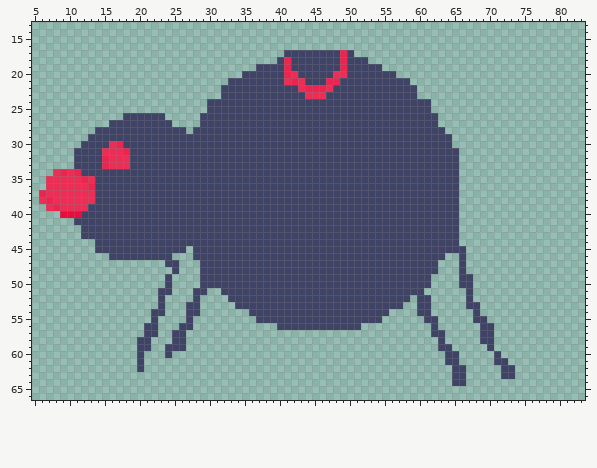
File history of a sprite sheet, Spider.gmx/sprites/images/sprPlayer_7.png. This is how it looked before the edit.
The file is 96x77 pixels. Pixels under 10% opacity are left out. Colours within 5 levels of each other are drawn and written as one. Shown: x 5..83, y 13..66.
New version:
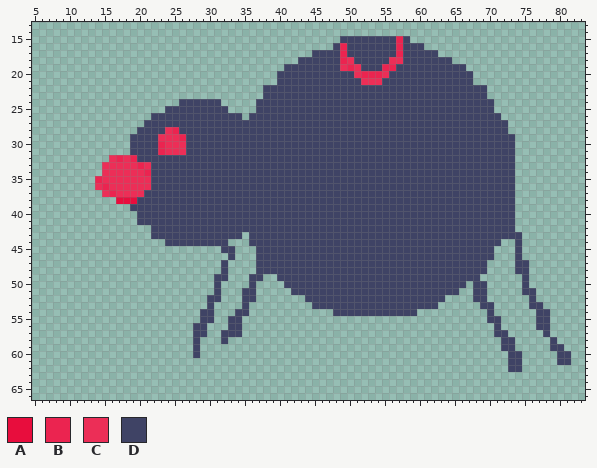
Palette (. is transparent): A #e80d3d  B #eb2450  C #ec2e57  D #3f4365
What changed:
Changed rows in their new state; - is an unchanged pixel.
first column x 6:
15 -------------------------------------------DDDDDDDDBD-----------------------
16 ------------------------------------------DBDDDDDDDBDDD---------------------
17 -----------------------------------....------DDDDDDBDDDDD-------------------
18 ----------------------------------...-------C--DDDCCDDDDDDD-----------------
19 -------------------------------....D-------CBC---BBDDDDDDDDDD---------------
20 -----------------------------.....-DD-----DD-CBBBC-DDDDDDDDDDD--------------
21 ---------------------------.......-DDD---DD---CCC----DDDDDDDDD--------------
22 --------------------------......-----DDDDD------------DDDDDDDDDD------------
23 --------------------------......------DDD-------------DDDDDDDDDD------------
24 --------------------DDDD--.....-------------------------DDDDDDDDD-----------
25 ------------------DDDDDD---....-------------------------DDDDDDDDD-----------
26 ------------....--DDDDD------.---------------------------DDDDDDDDD----------
27 ----------.....----DDDD----------------------------------DDDDDDDDDD---------
28 --------......----CB-D------------------------------------DDDDDDDDD---------
29 -------......----CCCB--------------------------------------DDDDDDDDD--------
30 ------.......----BCCC--------------------------------------DDDDDDDDD--------
31 -----........----BCCC---------------------------------------DDDDDDDD--------
32 -----.....-B-B----------------------------------------------DDDDDDDD--------
33 -----....C---CBC--------------------------------------------DDDDDDDD--------
34 --.......CCCCCCB--------------------------------------------DDDDDDDD--------
35 -.......BCCCCCCC--------------------------------------------DDDDDDDD--------
36 -.......CBCCCCCC--------------------------------------------DDDDDDDD--------
37 .........CBCCCC---------------------------------------------DDDDDDDD--------
38 ...........AAA----------------------------------------------DDDDDDDD--------
39 -............-----------------------------------------------DDDDDDDD--------
40 ---...........----------------------------------------------DDDDDDDD--------
41 -----.........----------------------------------------------DDDDDDDD--------
42 ------..........--------------------------------------------DDDDDDDD--------
43 ------..........-------------.------------------------------DDDDDDDDD-------
44 --------..........---------...------------------------------DDDDDD--D-------
45 --------.............-....--...------------------------------DDDD---D-------
46 ----------.........---.....-...---------------------------DD-DDDD---D-------
47 ------------------..---...-....--------------------------DDD-DDD----DD------
48 -------------------.---...-....--------------------------DDD-DDD----DD------
49 ------------------.----..--...--..----------------------DDDD--D------D------
50 ------------------.----..-....-....---------------------DDDD-.DD-----D------
51 -----------------..---..-D...--.....-------------------DDDDD-.DD-----DD-----
52 -----------------.----.-DD-..--.......---------------D--DD---.DD------D-----
53 -----------------.---..-D---.-.........-------------DD--D----..DD-----DD----
54 ----------------..---..DD---DD............--------DDDD..------.-D------DD---
55 ----------------.----.-DD--DD--..................------..-----..DD-----DD---
56 ---------------..---..DD---DD-----............----------.------..D-----DD---
57 ---------------..--..-DD--DDD---------------------------..-----..DD-----D---
58 --------------..---..-D---D------------------------------.-----..-DD-----D--
59 --------------..--...-D----------------------------------..-----.-DD-----DD-
60 --------------.---.---D-----------------------------------..-----.-DD-----DD
61 --------------.-------------------------------------------..-----..DD-----DD
62 --------------.--------------------------------------------..-----.-D-------
63 -----------------------------------------------------------..-----..--------
64 -----------------------------------------------------------..---------------
Changed places in both pictures, as pixel boxes (x1, y1, x2, y2):
changed: (39, 36, 571, 386)
